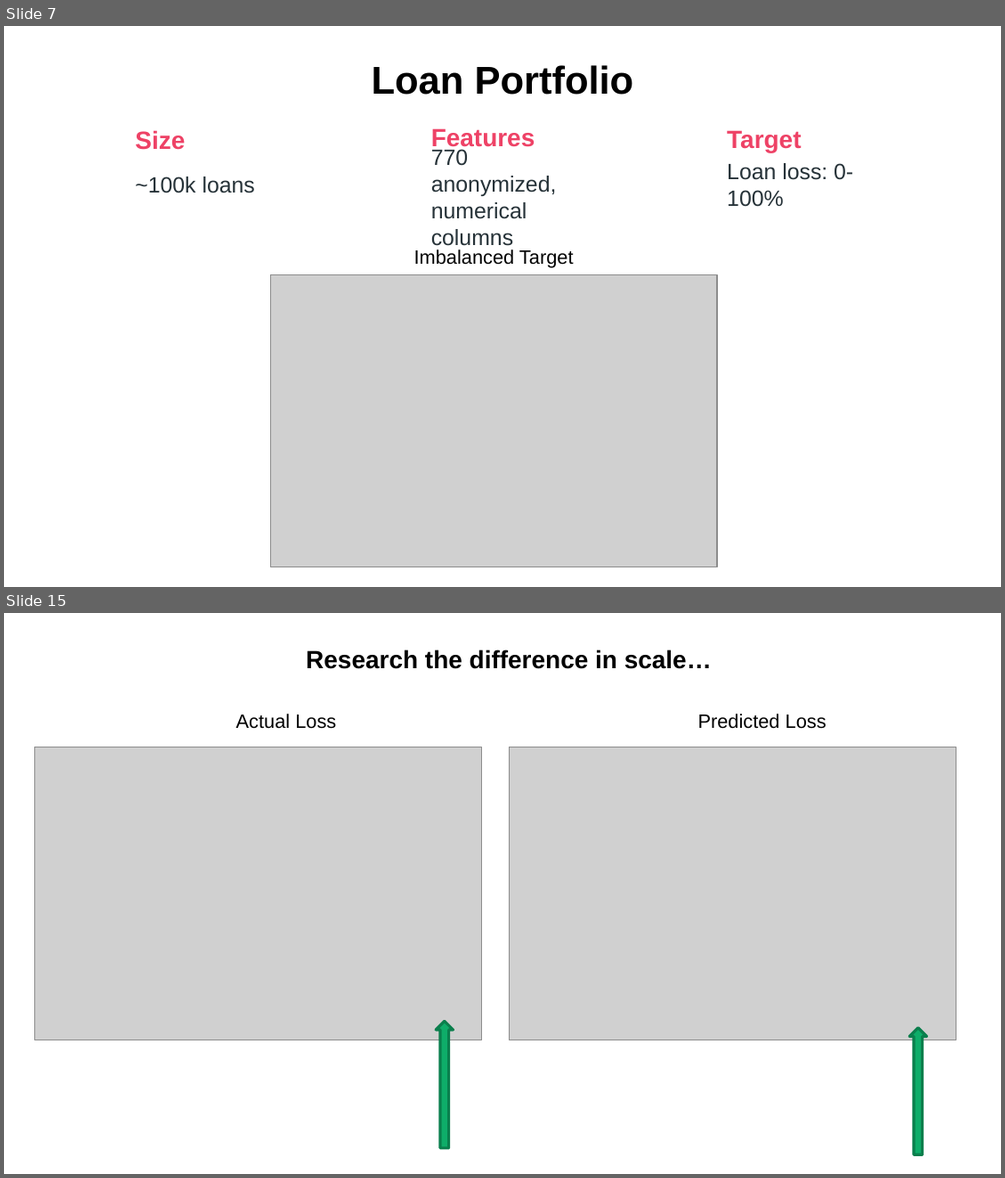
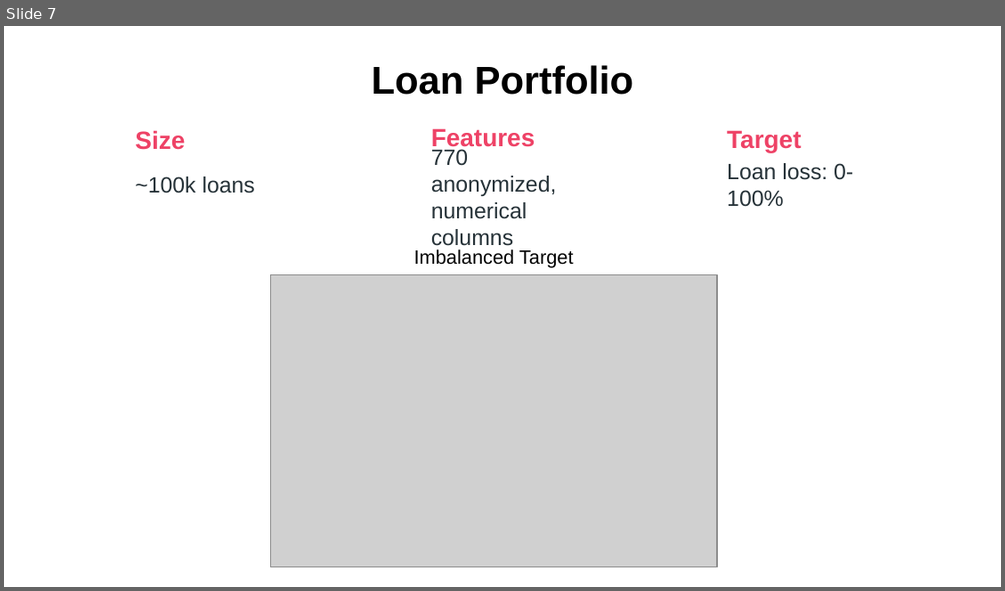
Before and after one commit to mdominguez2010/Loan-Loss, a slide deck: presentation/presentation_final_draft.pptx. Shown one above the other, each under a label of ours: slides 7 and 15 before the commit, slide 7 after it; the slides between them are not shown. The pictures are 1005x1178 and 1005x591 pixels, drawn with LibreOffice and Linux fonts; fonts in the diff are those of the drawing; grey boxes stand for pictures. Boxes give left, top, right and bottom in pixels: in the first picture for what was removed or moved away, otherwise in the second. Text is boxed around its words. In the diff, an @@ line names an element or a change of style, - is before the commit and + after.

```diff
--- a/presentation/presentation_final_draft.pptx
+++ b/presentation/presentation_final_draft.pptx
@@ slide 15 removed at box(4, 613, 1001, 1174), background #FFFFFF @@
@@ text removed at box(306, 649, 712, 669) @@
-Research the difference in scale…
@@ text removed at box(236, 714, 336, 729) @@
-Actual Loss
@@ text removed at box(698, 714, 826, 729) @@
-Predicted Loss
@@ picture removed at box(35, 747, 481, 1039) @@
@@ picture removed at box(509, 747, 955, 1039) @@
@@ right arrow removed at box(436, 1021, 453, 1147) @@
@@ right arrow removed at box(909, 1028, 926, 1154) @@
```
Also in this commit, not shown: 3 slides changed, 3 slides added, 1 other slide removed, 1 other file.
